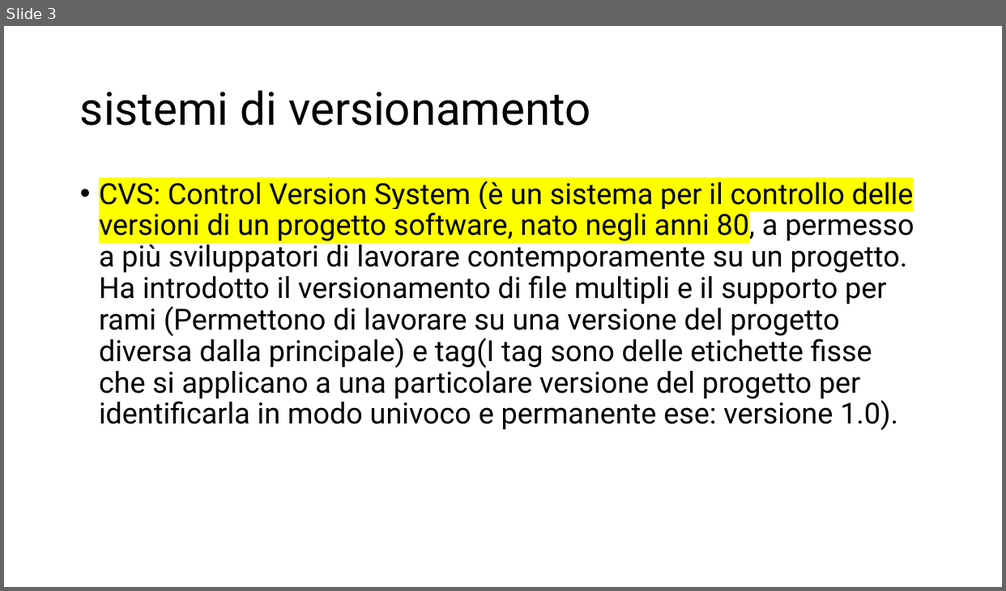
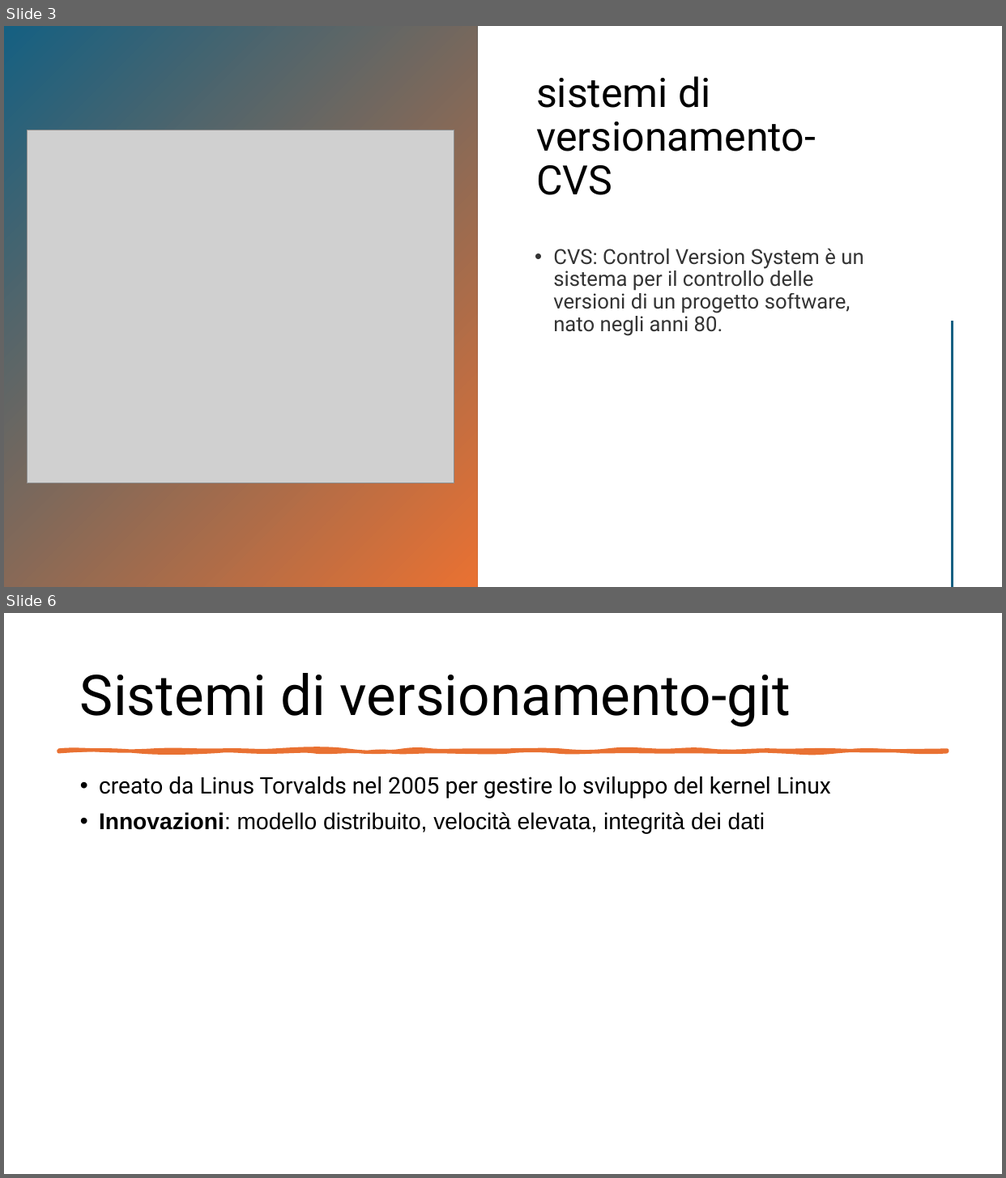
Before and after one commit to EliottJacobe08/Lab-Programmazione-1, a slide deck: GitHub e Version Control.pptx. Shown one above the other, each under a label of ours: slide 3 before the commit, slides 3 and 6 after it; the slides between them are not shown. The pictures are 1006x591 and 1006x1178 pixels, drawn with LibreOffice and Linux fonts; fonts in the diff are those of the drawing; grey boxes stand for pictures. Boxes give left, top, right and bottom in pixels: in the first picture for what was removed or moved away, otherwise in the second. Text is boxed around its words. In the diff, an @@ line names an element or a change of style, - is before the commit and + after.

```diff
--- a/GitHub e Version Control.pptx
+++ b/GitHub e Version Control.pptx
@@ slide 6 added at (4,613,1002,1174), background #FFFFFF @@
@@ title added at (80,673,791,727), 54 pt, text #000000 @@
+Sistemi di versionamento-git
@@ freeform shape added at (58,750,948,752), fill #E97132, outline #E97132 3.25 pt @@
@@ text added at (99,776,831,834), 22 pt, text #000000 @@
+• creato da Linus Torvalds nel 2005 per gestire lo sviluppo del kernel Linux
+• Innovazioni: modello distribuito, velocità elevata, integrità dei dati
@@ slide 3 changed as well @@
@@ rectangle added at (4,26,477,587), fill gradient #156082 to #E97132 @@
@@ title "sistemi di versionamento-CVS" at (536,76,816,195): vertical alignment middle to bottom @@
@@ title at (536,76,816,195): text changed; size 44 to 39 pt @@
-sistemi di versionamento
+sistemi di versionamento-CVS
@@ picture added at (27,130,454,484) @@
@@ text at (553,248,863,336): text changed; size 28 to 20 pt; text colour #000000 to #000000 at 80% opacity @@
-• CVS: Control Version System (è un sistema per il controllo delle versioni di un progetto software, nato negli anni 80, a permesso a più sviluppatori di lavorare contemporamente su un progetto.
-  Ha introdotto il versionamento di file multipli e il supporto per rami (Permettono di lavorare su una versione del progetto diversa dalla principale) e tag(I tag sono delle etichette fisse che si applicano a una particolare versione del progetto per identificarla in modo univoco e permanente ese: versione 1.0).
+• CVS: Control Version System è un sistema per il controllo delle versioni di un progetto software, nato negli anni 80.
@@ line added from (953, 322) to (953, 587), #E97132 2 pt @@
```
Also in this commit, not shown: 2 other slides changed, 3 other slides added.
